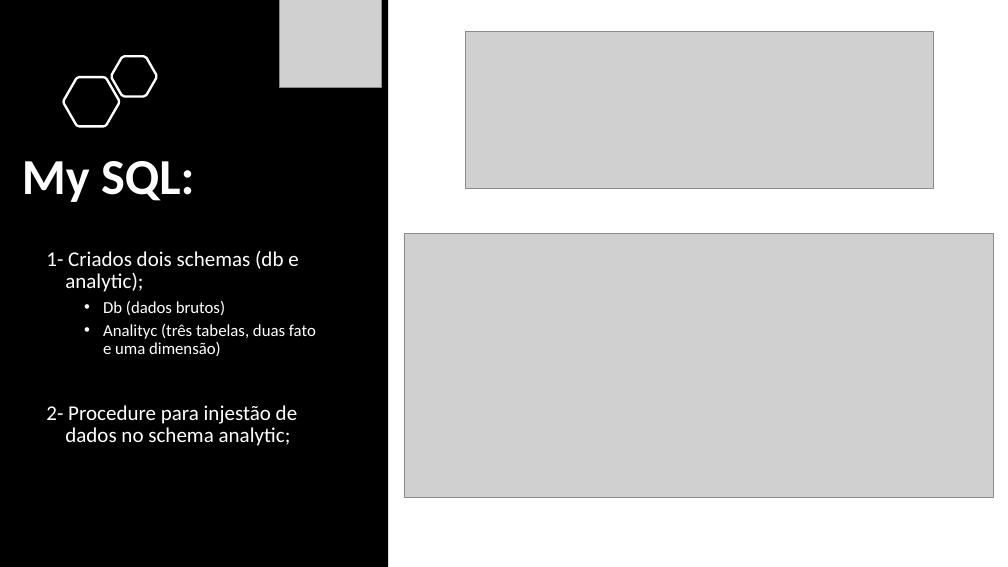
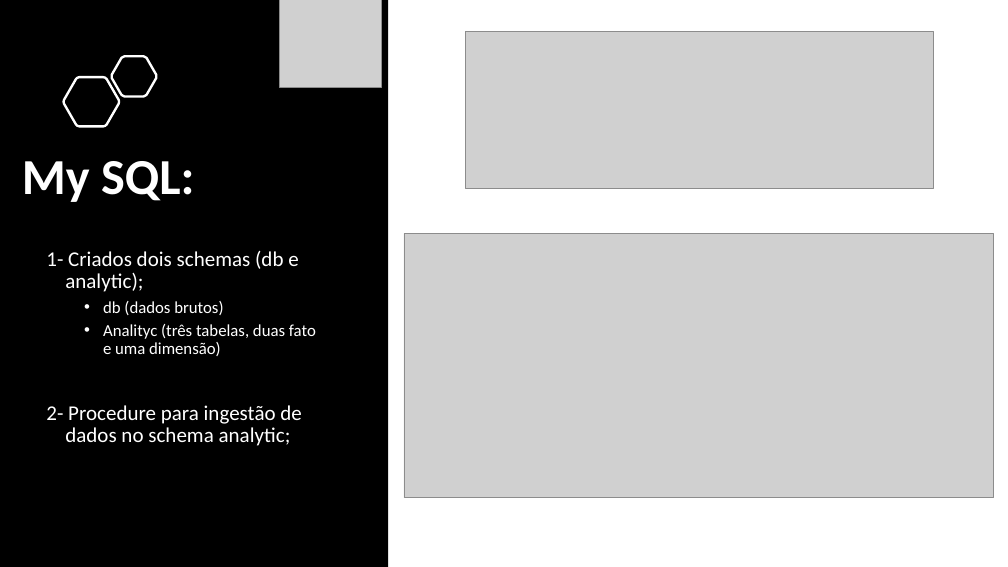
Before and after one commit to pablo-sa-souza/PitchCompasso, a slide deck: slide 10 of Pag apresentação.pptx. Drawn at 1008x567 pixels with LibreOffice and Linux fonts; fonts in the diff are those of the drawing; grey boxes stand for pictures. Boxes give left, top, right and bottom in pixels: in the first picture for what was removed or moved away, otherwise in the second. Text is boxed around its words. In the diff, an @@ line names an element or a change of style, - is before the commit and + after.

```diff
--- a/Pag apresentação.pptx
+++ b/Pag apresentação.pptx
@@ text at (103,301,223,315): text changed @@
-  • Db (dados brutos)
+  • db (dados brutos)
@@ text at (46,405,301,446): text changed @@
-2- Procedure para injestão de dados no schema analytic;
+2- Procedure para ingestão de dados no schema analytic;
```
Also in this commit, not shown: 6 other slides changed, 1 other file.
